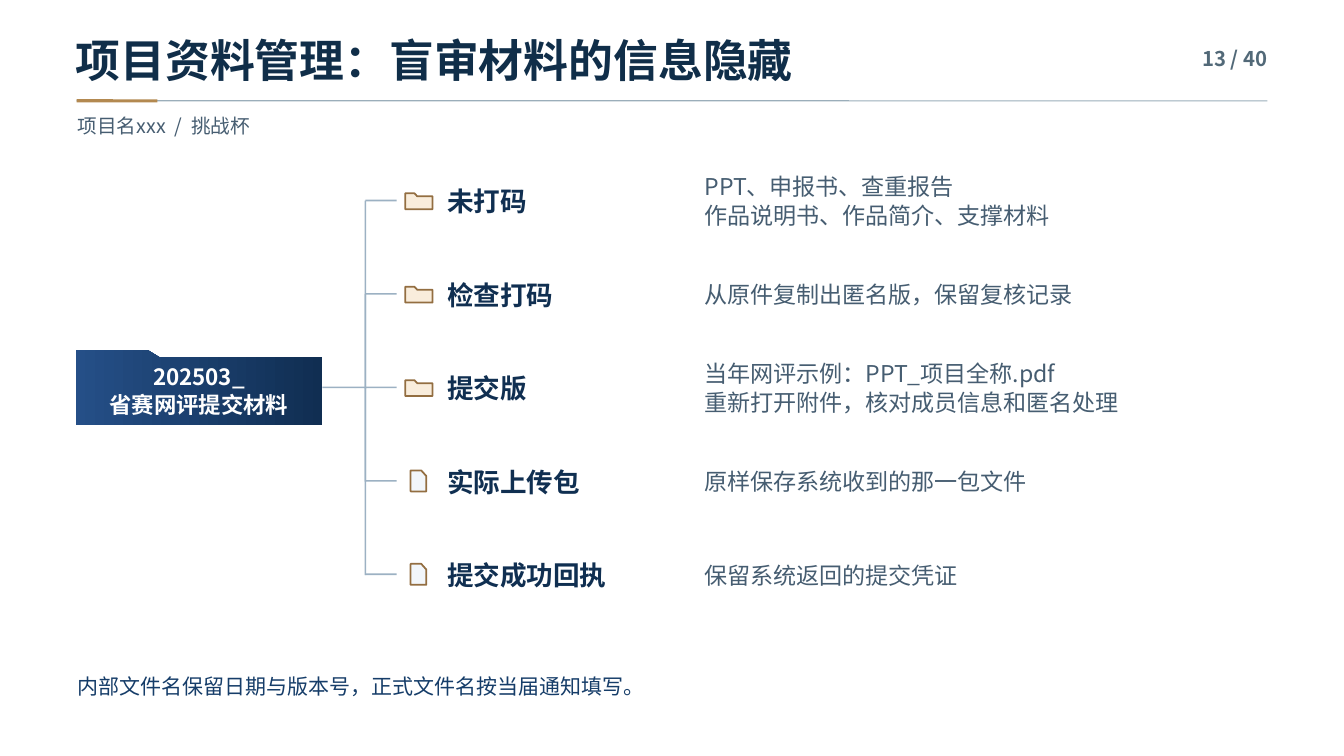
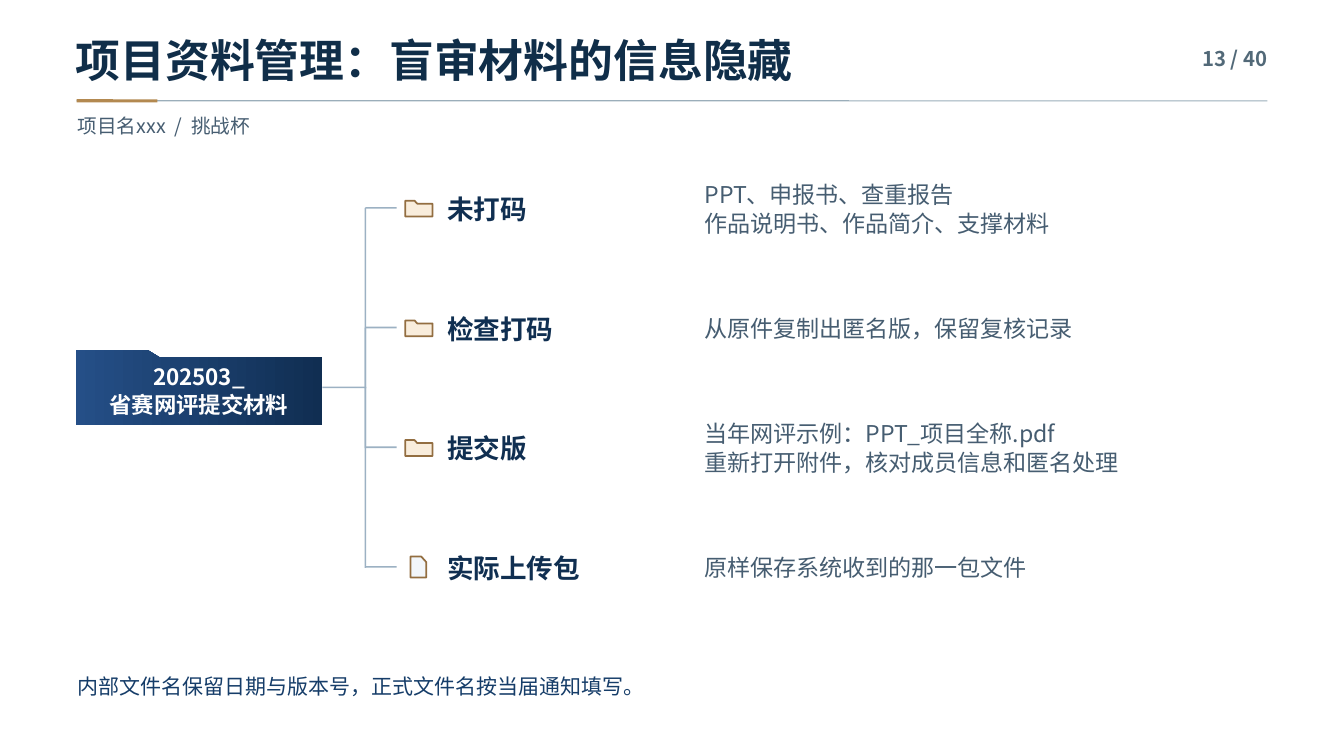
Before and after one commit to uuoov/challenge-cup-sharing, a slide deck: slide 13 of challenge-cup-sharing.pptx. Drawn at 1344x756 pixels with LibreOffice and Linux fonts; fonts in the diff are those of the drawing. Boxes give left, top, right and bottom in pixels: in the first picture for what was removed or moved away, otherwise in the second. Text is boxed around its words. In the diff, an @@ line names an element or a change of style, - is before the commit and + after.

Commit message:
更新挑战杯分享 v5，修复高清封面、调整人物介绍并精简提交目录

```diff
--- a/challenge-cup-sharing.pptx
+++ b/challenge-cup-sharing.pptx
@@ rectangle: place and size @@
-rectangle at (365,201,367,388)
+rectangle at (365,208,367,388)
@@ 1 text, 1 rectangle, 1 freeform shape: place and size @@
-1 text, 1 rectangle, 1 freeform shape at (365,175,1050,226)
+1 text, 1 rectangle, 1 freeform shape at (365,183,1050,234)
@@ text "未打码": place and size @@
-text "未打码" at (447,188,527,214)
+text "未打码" at (447,196,527,222)
@@ rectangle: place and size @@
-rectangle at (365,294,367,389)
+rectangle at (365,328,367,388)
@@ 2 texts, 1 rectangle, 1 freeform shape: place and size @@
-2 texts, 1 rectangle, 1 freeform shape at (365,282,1073,308)
+2 texts, 1 rectangle, 1 freeform shape at (365,316,1073,342)
@@ rectangle: place and size @@
-rectangle at (365,387,367,482)
+rectangle at (365,387,367,568)
@@ rectangle: place and size @@
-rectangle at (365,387,367,575)
+rectangle at (365,387,367,448)
@@ 2 texts, 1 rectangle, 1 freeform shape: place and size @@
-2 texts, 1 rectangle, 1 freeform shape at (365,362,1119,413)
+2 texts, 1 rectangle, 1 freeform shape at (365,422,1119,473)
@@ 2 texts, 1 freeform shape, 1 rectangle: place and size @@
-2 texts, 1 freeform shape, 1 rectangle at (365,469,1027,495)
+2 texts, 1 freeform shape, 1 rectangle at (365,555,1027,581)
@@ group removed at (365,562,958,588): 2 texts, 1 rectangle, 1 freeform shape @@
-提交成功回执
-保留系统返回的提交凭证
```
Also in this commit, not shown: 9 other slides changed, 25 other files.
